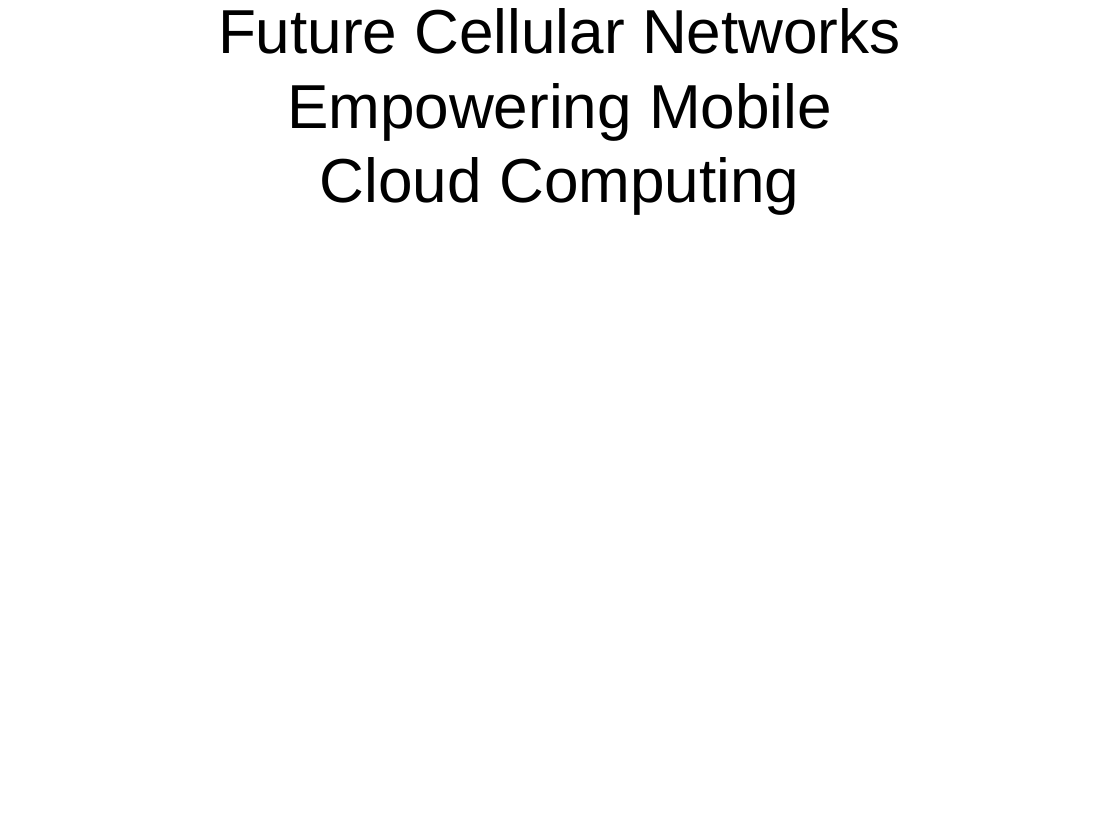
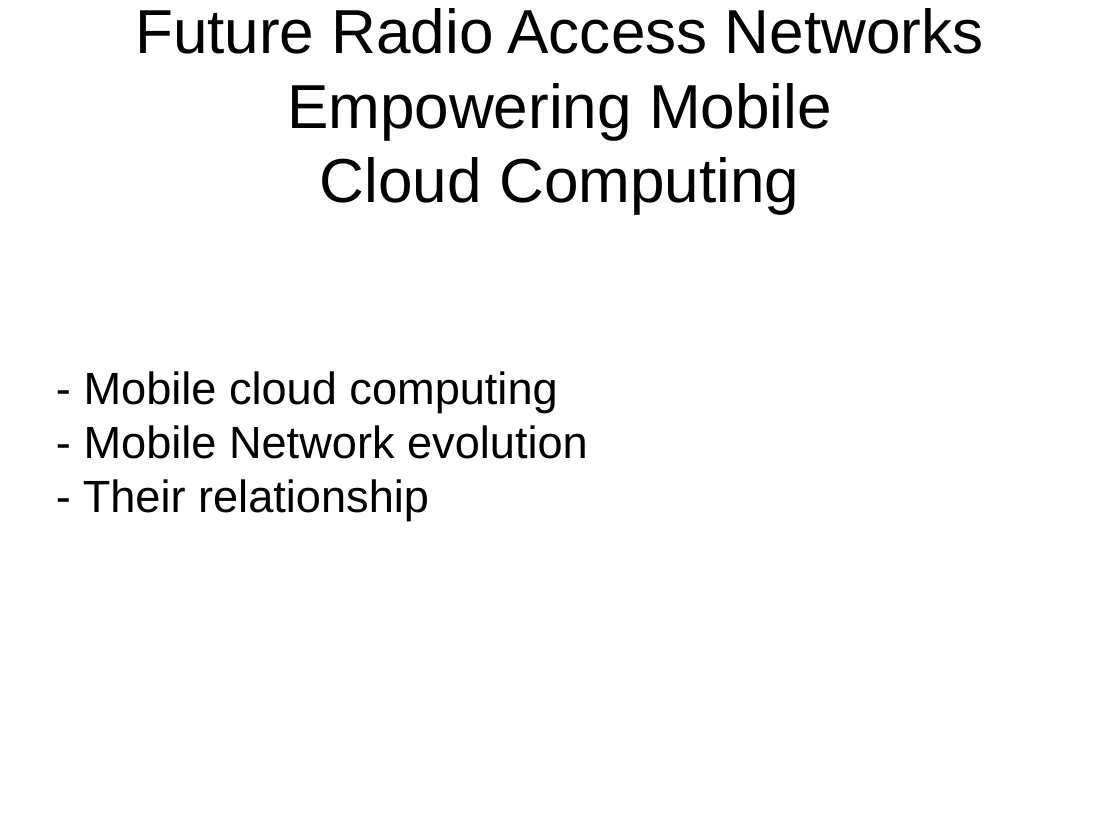
Before and after one commit to nipakoo/Mobile-Data-Analytics, a slide deck: slide 1 of presentation.odp. Drawn at 1120x840 pixels with LibreOffice and Linux fonts; fonts in the diff are those of the drawing. Boxes give left, top, right and bottom in pixels: in the first picture for what was removed or moved away, otherwise in the second. Text is boxed around its words. In the diff, an @@ line names an element or a change of style, - is before the commit and + after.

Commit message:
finished presentation

```diff
--- a/presentation.odp
+++ b/presentation.odp
@@ title at (135, 8, 984, 214): text changed @@
-Future Cellular Networks Empowering Mobile
-Cloud Computing
+Future Radio Access Networks Empowering Mobile
+Cloud Computing
@@ subtitle added at (83, 371, 588, 521), 32 pt, text #000000 @@
+- Mobile cloud computing
+- Mobile Network evolution
+- Their relationship
```
Also in this commit, not shown: 5 other slides changed, 3 other files.
